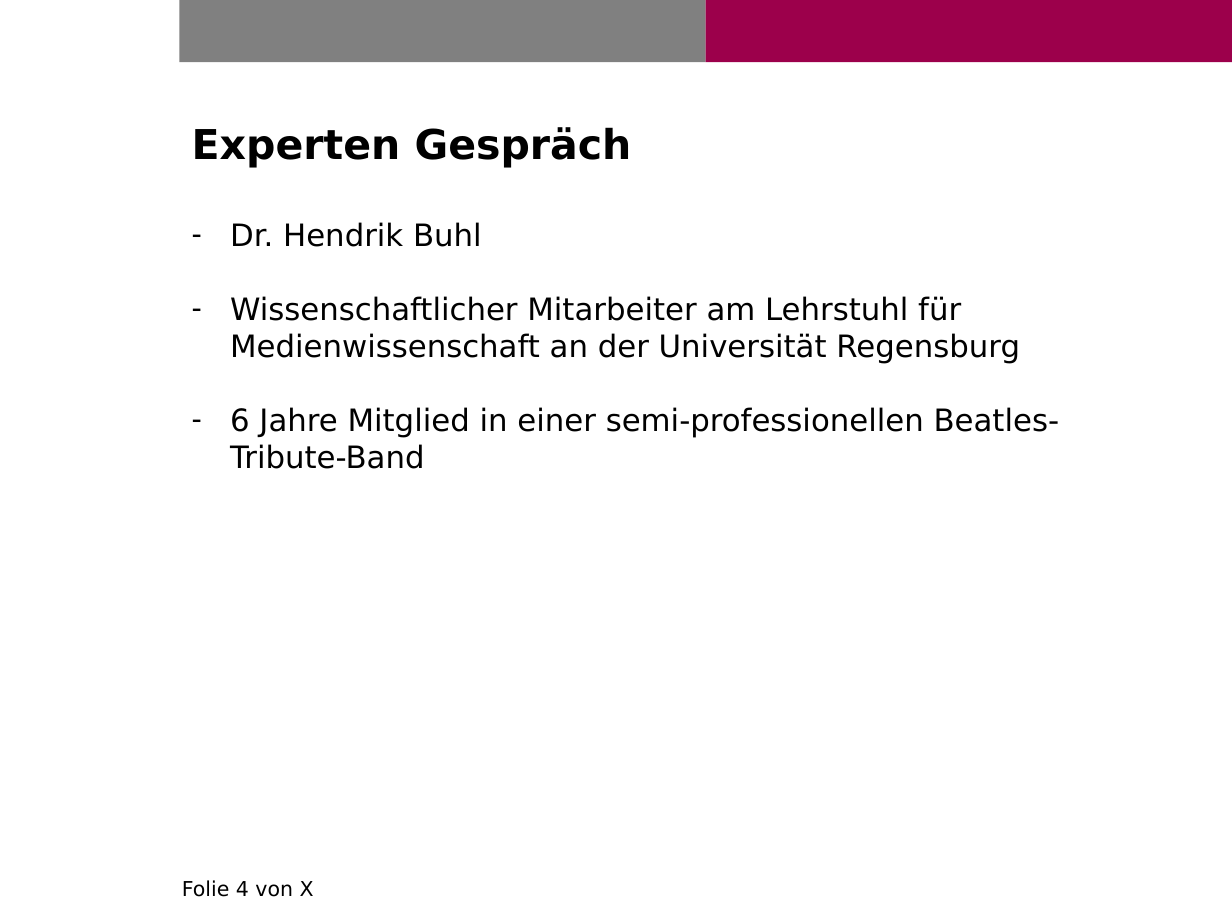
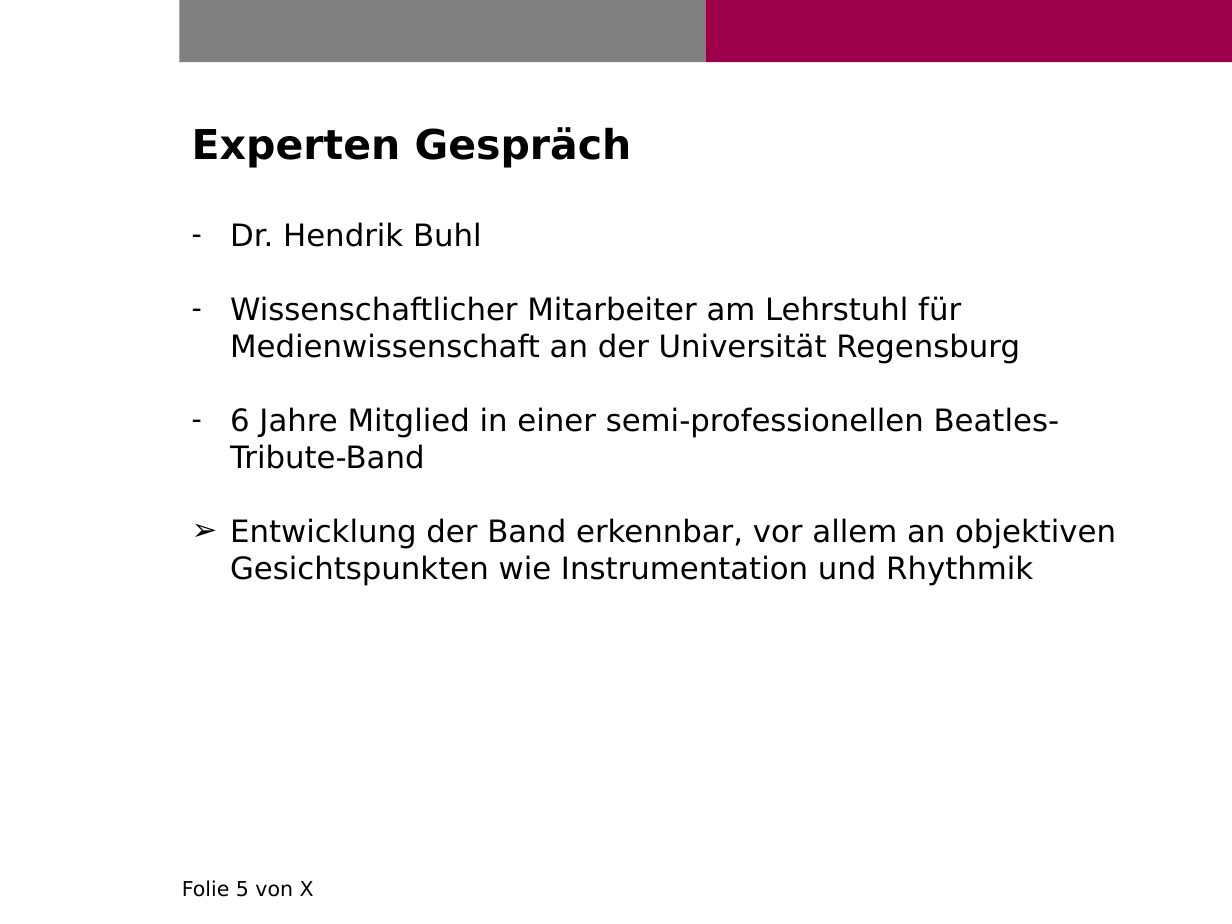
Before and after one commit to fuchsflo90/beatlesAnalysis, a slide deck: slide 5 of Präsentation/fuchs_florian_abschlusspraesentation_ma.pptx (slide 4 before the commit). Drawn at 1232x924 pixels with LibreOffice and Linux fonts; fonts in the diff are those of the drawing; background and template pictures are left out. Boxes give left, top, right and bottom in pixels: in the first picture for what was removed or moved away, otherwise in the second. Text is boxed around its words. In the diff, an @@ line names an element or a change of style, - is before the commit and + after.

```diff
--- a/Präsentation/fuchs_florian_abschlusspraesentation_ma.pptx
+++ b/Präsentation/fuchs_florian_abschlusspraesentation_ma.pptx
@@ text at [230, 518, 1116, 586]: paragraph added @@
+➢ Entwicklung der Band erkennbar, vor allem an objektiven Gesichtspunkten wie Instrumentation und Rhythmik
@@ text at [182, 880, 314, 897]: text changed @@
-Folie 4 von X
+Folie 5 von X
```
Also in this commit, not shown: 9 other slides changed, 9 slides added, 6 slides removed, 8 other files.
